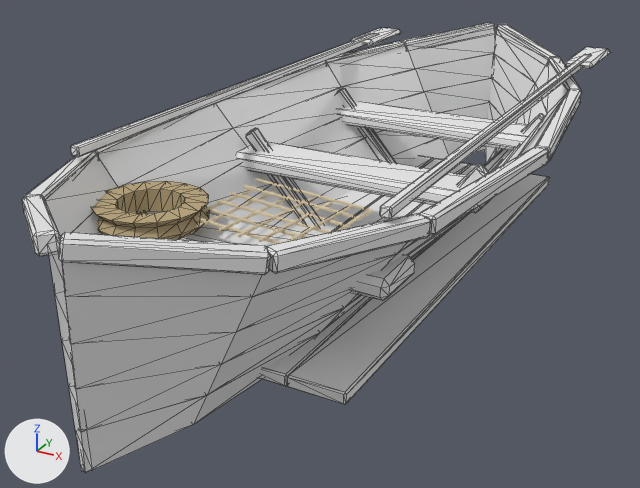
Before and after pictures for a commit that changed the glTF model public/game-assets/architecture/fishing-boat.glb.
Both versions are drawn from a camera (50 mm lens) standing at (1.86, -3.79, 1.69) and looking at (-0.1, -0.22, -0.09). The lights are fixed; the arrows at lower left show +X, +Y and +Z. The first picture is the older version. Mesh edges are drawn as thin lines on the coarser meshes. Where no turn or scale is listed for an object, it has been applied to the vertices. Vertices at exactly the same position are counted once.

Names of what the first picture shows: 'fishing-boat|3dtextures-aged-wood', 'fishing-boat|3dtextures-oiled-wood', 'fishing-boat|twisted-flax-rope', 'fishing-boat|woven-linen'.
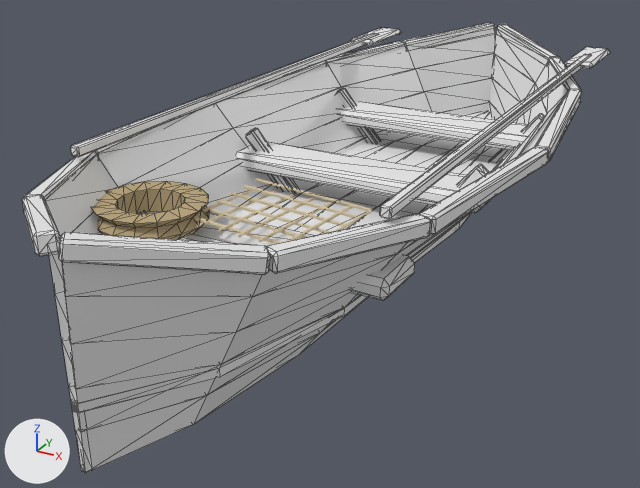
Where the newer file only moved an object's origin or applied its transform, the numbers keep the older frame.

Pixel boxes [x1, y1, x2, y2] of what changed, in the pictures (640 x 488 px; the box of a moved part takes in the faces that stretch with it):
part 1 of me_hull_strake_001, added: after [71, 112, 501, 413]
part 2 of me_hull_strake_001, deleted: before [259, 156, 550, 405]
part 3 of me_hull_strake_001, moved or reshaped: [71, 33, 591, 217] in both

The change in detail:
me_hull_strake_001 is used by ob_fishing_boat_3dtextures_aged_wood; location (0.0, 0.0, 0.228).
me_hull_strake_001 had 368 vertices, 704 faces and spanned x -0.79..0.79, y -2.05..2.05, z -0.37..0.37.
me_hull_strake_001 now has 348 vertices, 744 faces and spans x -0.79..0.79, y -2.05..2.05, z -0.29..0.38.
me_hull_strake_001 part 1: a new loose piece of 84 vertices spanning x -0.54..0.54, y -2.05..2.05, z -0.19..-0.15, in mat_3dtextures_aged_wood (its picture is missing).
me_hull_strake_001 part 2: the loose piece of 104 vertices spanning x -0.62..0.62, y -1.35..1.35, z -0.37..-0.32 is deleted.
Part 3, on me_hull_strake_001:
4 vertices are removed from x -0.72..0.72, y -1.21..1.64, z 0.37.
36 faces are deleted.
4 vertices move within x -0.72..0.72, y -1.21..1.64, z 0.37.
4 vertices are added at (0.68, -1.21, 0.38), (0.72, 1.64, 0.38), (-0.72, -1.21, 0.38), (-0.68, 1.64, 0.38).
36 new faces join them.
